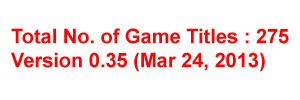
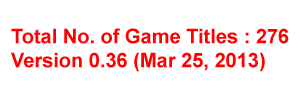
Layers edited between the first and the second 300px x 100px image:
renamed "Total No. of Game Titles : 275 Version 0.35 (Mar 24, 2013)" to "Total No. of Game Titles : 276 Version 0.36 (Mar 25, 2013)", painted on it over [117, 28, 289, 68]
